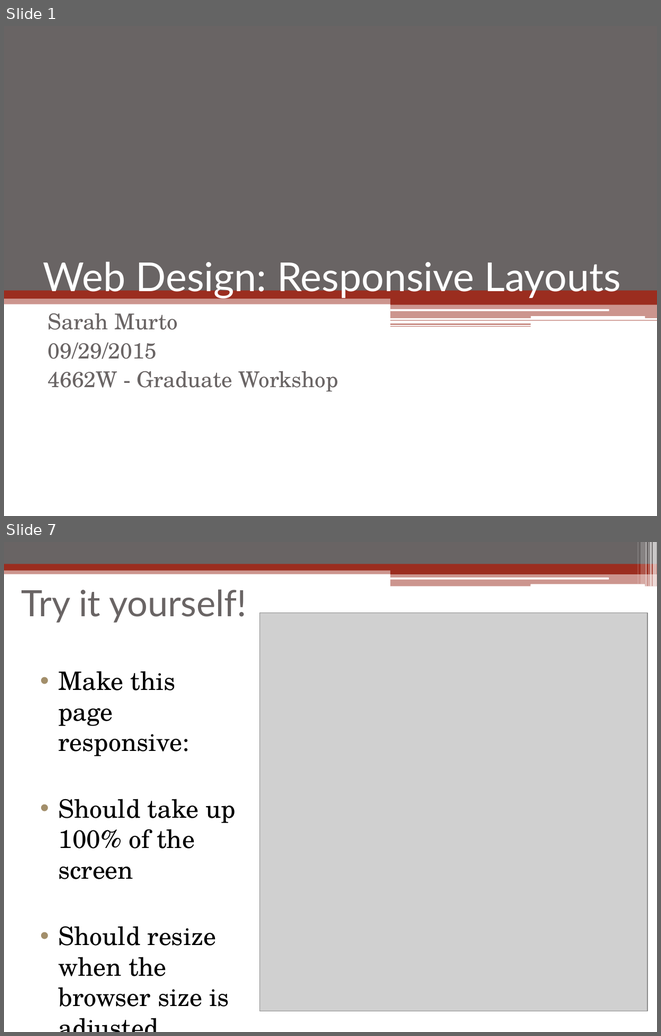
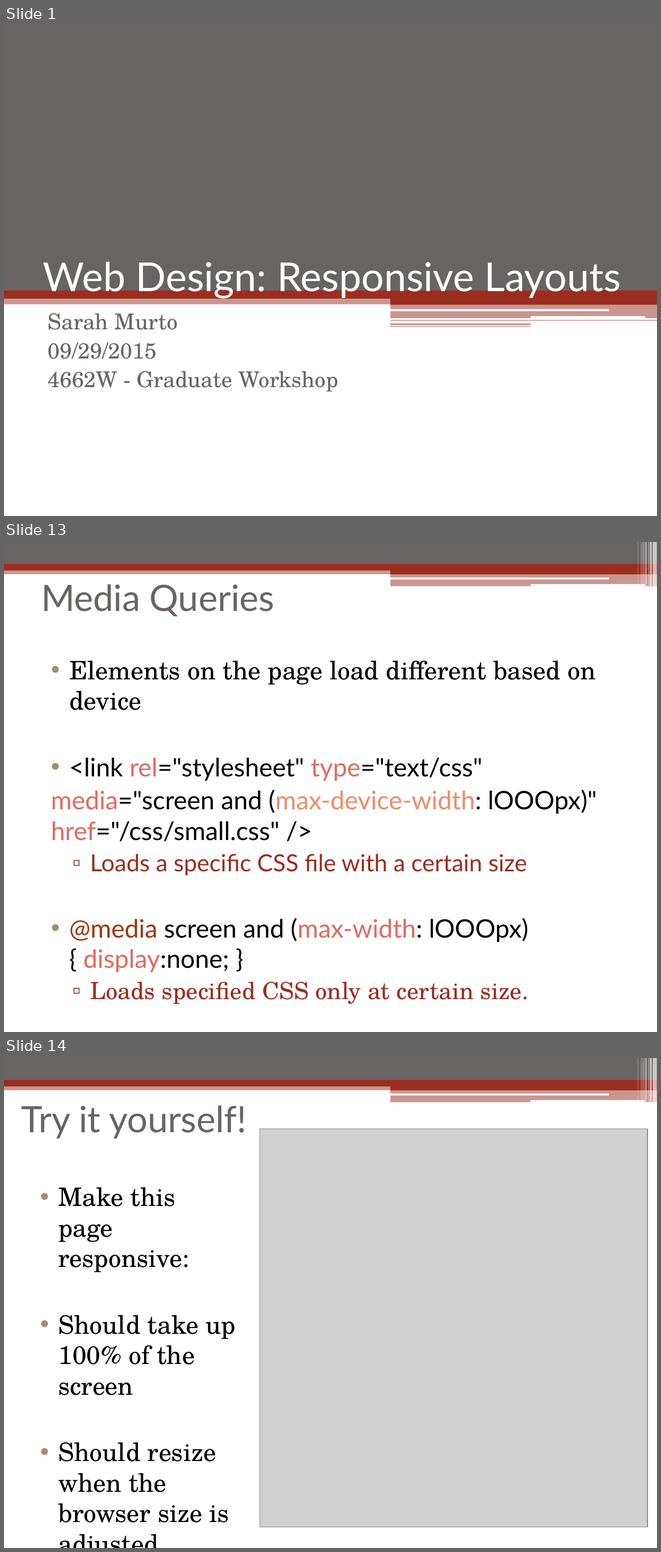
Before and after one commit to linuxbo/WriteDigTech, a slide deck: Workshop/Workshop_Sarah_Murto.pptx. Shown one above the other, each under a label of ours: slides 1 and 7 before the commit, slides 1, 13 and 14 after it; the slides between them are not shown. The pictures are 661x1036 and 661x1552 pixels, drawn with LibreOffice and Linux fonts; fonts in the diff are those of the drawing; grey boxes stand for pictures. Boxes give left, top, right and bottom in pixels: in the first picture for what was removed or moved away, otherwise in the second. Text is boxed around its words. In the diff, an @@ line names an element or a change of style, - is before the commit and + after.

```diff
--- a/Workshop/Workshop_Sarah_Murto.pptx
+++ b/Workshop/Workshop_Sarah_Murto.pptx
@@ slide 13 added at <box>4,542,657,1032</box>, background #FFFFFF; not listed: 13 template elements that a slide beside it also shows @@
@@ title added at <box>41,584,274,616</box>, 40 pt, text #696464 @@
+Media Queries
@@ text added at <box>51,660,597,1004</box>, 28 pt, text #000000 @@
+• Elements on the page load different based on device
+• <link rel="stylesheet" type="text/css"
+media="screen and (max-device-width: lOOOpx)" href="/css/small.css" />
+  ▫ Loads a specific CSS file with a certain size
+• @media screen and (max-width: lOOOpx) { display:none; }
+  ▫ Loads specified CSS only at certain size.
@@ what was slide 7 is now slide 14 @@
```
Also in this commit, not shown: 5 slides changed, 10 other slides added, 5 slides removed, 1 other file.
